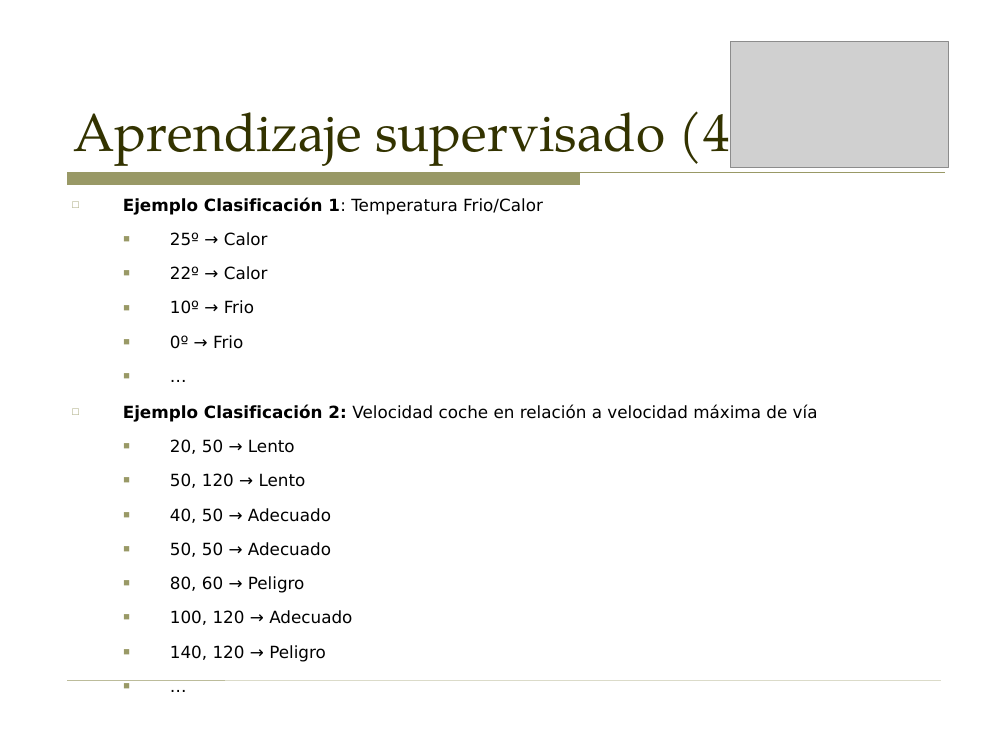
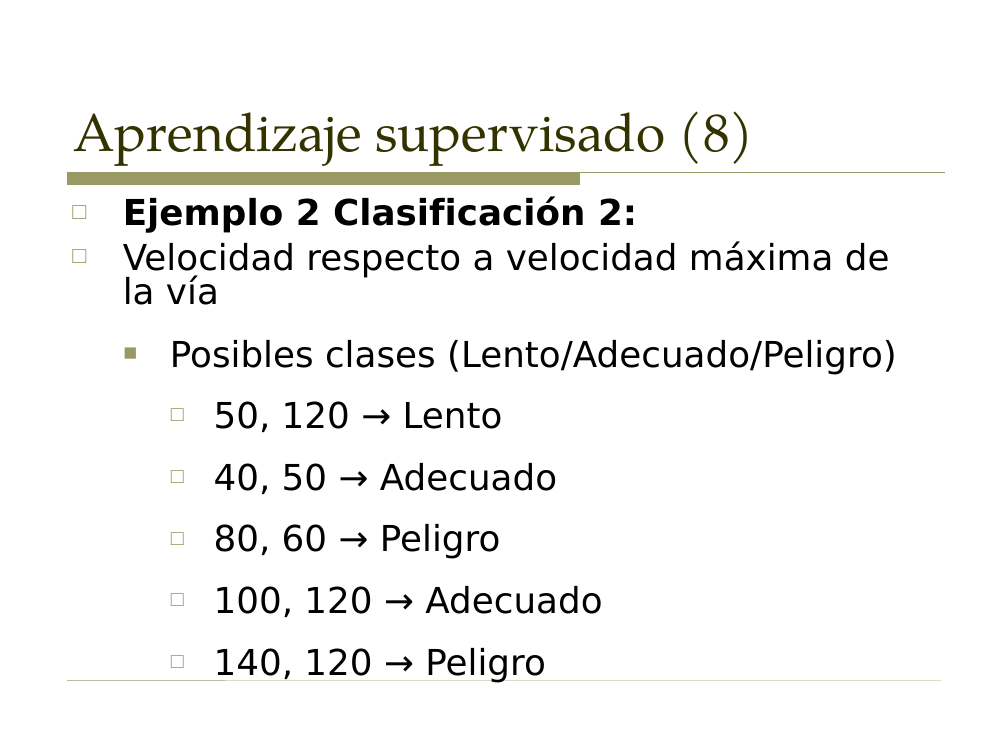
Before and after one commit to sergarb1/TallerAprendizajeAutomaticoPython, a slide deck: slide 21 of Taller - Introduccion al aprendizaje automatico (Supervisado y no supervisado).odp (slide 11 before the commit). Drawn at 1008x756 pixels with LibreOffice and Linux fonts; fonts in the diff are those of the drawing; grey boxes stand for pictures. Boxes give left, top, right and bottom in pixels: in the first picture for what was removed or moved away, otherwise in the second. Text is boxed around its words. In the diff, an @@ line names an element or a change of style, - is before the commit and + after.

```diff
--- a/Taller - Introduccion al aprendizaje automatico (Supervisado y no supervisado).odp
+++ b/Taller - Introduccion al aprendizaje automatico (Supervisado y no supervisado).odp
@@ picture removed at [730,41,949,167] @@
@@ title at [73,111,754,166]: text changed @@
-Aprendizaje supervisado (4)
+Aprendizaje supervisado (8)
@@ text at [123,197,897,683]: paragraph removed @@
-  ■ …
@@ text at [123,197,897,375]: text changed; size 12 to 25.5 pt @@
-□ Ejemplo Clasificación 1: Temperatura Frio/Calor
-  ■ 25º → Calor
-  ■ 22º → Calor
-  ■ 10º → Frio
-  ■ 0º → Frio
-  ■ …
-□ Ejemplo Clasificación 2: Velocidad coche en relación a velocidad máxima de vía
-  ■ 20, 50 → Lento
+□ Ejemplo 2 Clasificación 2:
+□ Velocidad respecto a velocidad máxima de la vía
+  ■ Posibles clases (Lento/Adecuado/Peligro)
@@ text at [214,401,602,683]: size 12 to 25.5 pt in "50, 120 → Lento", "40, 50 → Adecuado", "80, 60 → Peligro", "100, 120 → Adecuado" and 1 more places; bullet ■ to □; list level 2 to 3 in "50, 120 → Lento"; list level 2 to 3 in "40, 50 → Adecuado"; list level 2 to 3 in "80, 60 → Peligro"; list level 2 to 3 in "100, 120 → Adecuado"; list level 2 to 3 in "140, 120 → Peligro" @@
@@ text at [170,542,331,557]: paragraph removed @@
-  ■ 50, 50 → Adecuado
```
Also in this commit, not shown: 19 other slides changed, 16 slides added, 1 other file.
